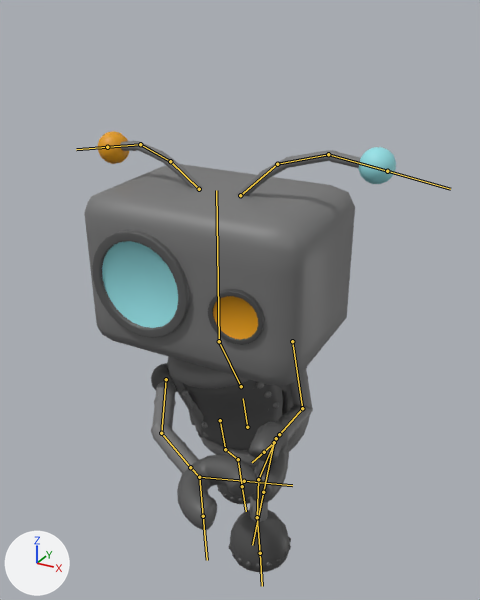
Before and after pictures for a commit that changed the FBX model Assets/Models/Player.fbx.
Rendered twice from a 50 mm lens placed at (1.61, -3.19, 3.12), pointed at (0.08, -0.4, 1.73). The lights are fixed; the arrows at lower left show +X, +Y and +Z. Both versions are drawn at frame 18 of the action 'Armature|Punch'; the numbers are the values there. The bones that bend it are drawn over the model as lines.
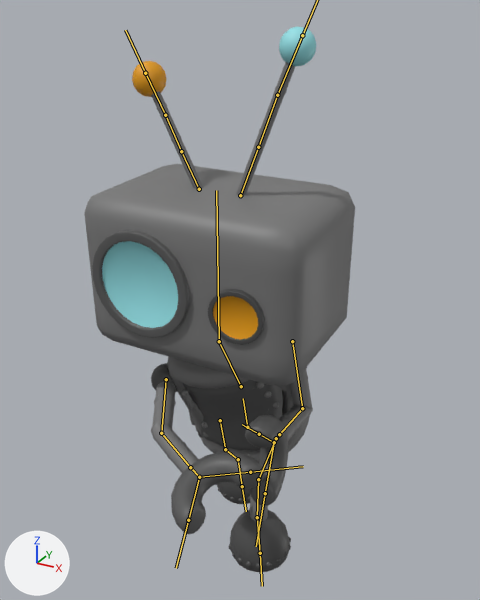
Where the change shows, as pixel boxes [x1, y1, x2, y2] in the pictures (480 x 600 px):
'Torus.001', posed (13% wider, 9% taller)
    before: [177, 454, 259, 530]
    after: [171, 451, 264, 534]
'Torus.002', posed (7% wider, 11% taller)
    before: [249, 421, 289, 503]
    after: [245, 415, 288, 506]
'Cylinder.009', posed (52% narrower, 187% taller)
    before: [235, 150, 361, 196]
    after: [236, 62, 296, 196]
'Sphere.001', posed (8% taller)
    before: [359, 147, 396, 184]
    after: [279, 26, 316, 66]
'Cylinder.008', posed (38% narrower, 102% taller)
    before: [120, 141, 204, 189]
    after: [151, 91, 203, 189]
'Sphere', posed (9% wider, 9% taller)
    before: [98, 131, 129, 164]
    after: [132, 61, 166, 97]
bone 'Antenna1.L', root to tip
    before: (240, 195) to (277, 164)
    after: (240, 195) to (258, 147)
bone 'Antenna2.L', root to tip
    before: (277, 164) to (328, 154)
    after: (258, 147) to (277, 95)
bone 'Antenna3.L', root to tip
    before: (328, 154) to (387, 171)
    after: (277, 95) to (302, 35)
bone 'Antenna1.R', root to tip
    before: (199, 189) to (170, 161)
    after: (199, 189) to (181, 151)
bone 'Antenna2.R', root to tip
    before: (170, 161) to (140, 144)
    after: (181, 151) to (165, 115)
bone 'Antenna3.R', root to tip
    before: (140, 144) to (107, 147)
    after: (165, 115) to (145, 73)
bone 'ClawUpper.L', root to tip
    before: (274, 442) to (264, 452)
    after: (274, 442) to (259, 434)
bone 'ClawLower.L', root to tip
    before: (274, 442) to (263, 492)
    after: (274, 442) to (265, 493)
bone 'ClawUpper.R', root to tip
    before: (199, 477) to (244, 481)
    after: (199, 477) to (250, 472)
bone 'ClawLower.R', root to tip
    before: (199, 477) to (203, 516)
    after: (199, 477) to (188, 520)

The change in detail:
Bone 'Antenna1.L' (bone_antenna1_l) turns from (0, 0, -24) to (0, 0, 2) degrees about its own x, y and z.
Bone 'Antenna2.L' (bone_antenna2_l) turns from (-27, 0, 0) to (0, 0, 0) degrees about its own x, y and z.
Bone 'Antenna3.L' (bone_antenna3_l) turns from (-22, 0, 0) to (0, 0, 0) degrees about its own x, y and z.
Bone 'Antenna1.R' (bone_antenna1_r) turns from (0, 0, 23) to (0, 0, -2) degrees about its own x, y and z.
Bone 'Antenna2.R' (bone_antenna2_r) turns from (19, 0, 0) to (0, 0, 0) degrees about its own x, y and z.
Bone 'Antenna3.R' (bone_antenna3_r) turns from (26, 0, 0) to (0, 0, 0) degrees about its own x, y and z.
Bone 'ClawUpper.L' (bone_clawupper_l) turns from (9, -6, 18) to (0, 0, 0) degrees about its own x, y and z.
Bone 'ClawLower.L' (bone_clawlower_l) turns from (4, 10, -18) to (0, 0, 0) degrees about its own x, y and z.
Bone 'ClawUpper.R' (bone_clawupper_r) turns from (9, 6, -18) to (0, 0, 0) degrees about its own x, y and z.
Bone 'ClawLower.R' (bone_clawlower_r) turns from (4, -10, 18) to (0, 0, 0) degrees about its own x, y and z.
